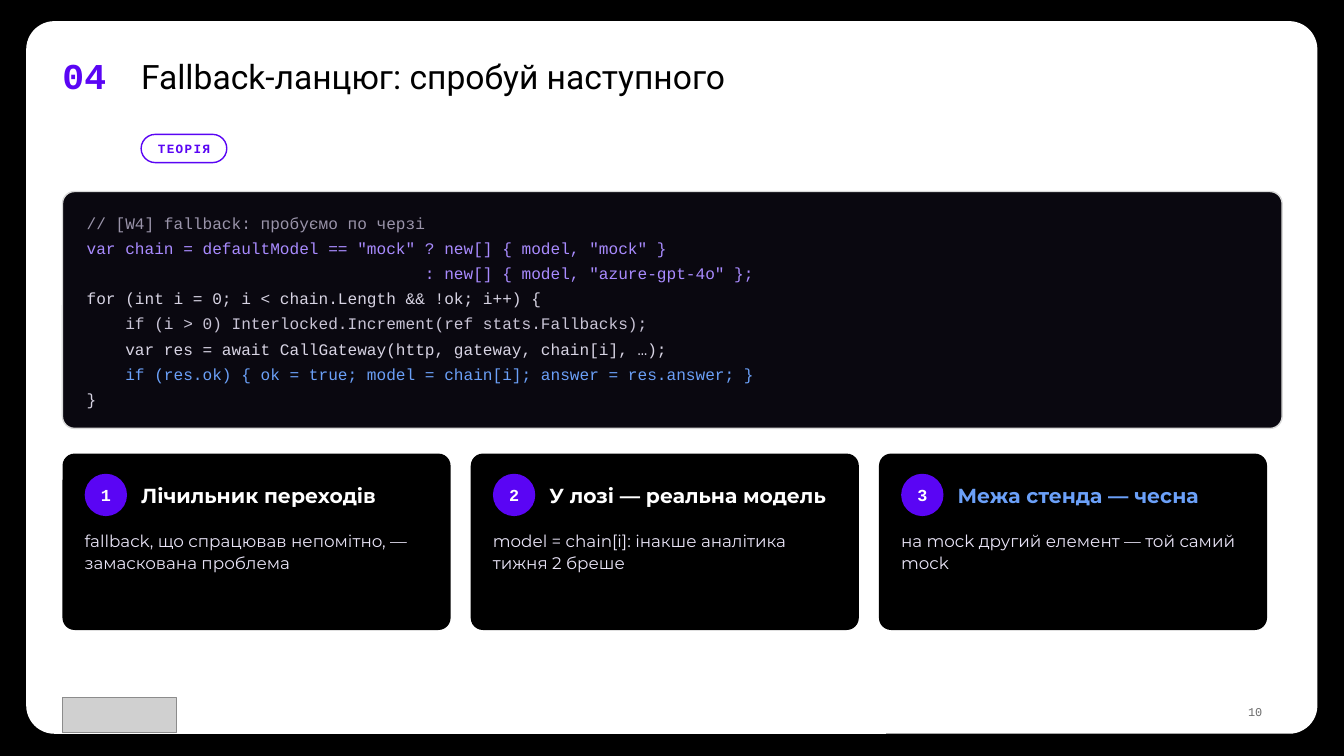
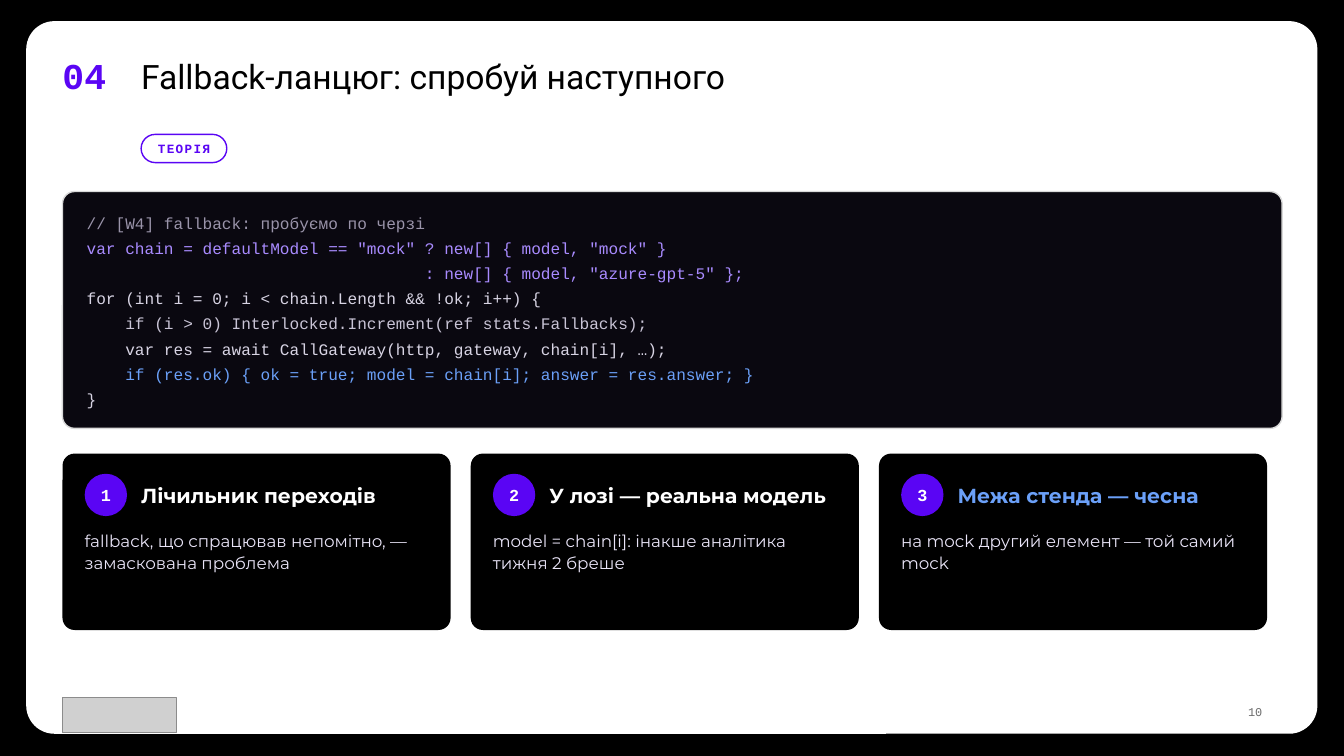
Before and after one commit to TarasFedorenkoFTV/llmops-bootcamp, a slide deck: slide 10 of docs/decks/L07.pptx. Drawn at 1344x756 pixels with LibreOffice and Linux fonts; fonts in the diff are those of the drawing; grey boxes stand for pictures; background and template pictures are left out. Boxes give left, top, right and bottom in pixels: in the first picture for what was removed or moved away, otherwise in the second. Text is boxed around its words. In the diff, an @@ line names an element or a change of style, - is before the commit and + after.

Commit message:
# new model

```diff
--- a/docs/decks/L07.pptx
+++ b/docs/decks/L07.pptx
@@ text at (444, 267, 715, 283): text changed @@
-: new[] { model, "azure-gpt-4o" };
+: new[] { model, "azure-gpt-5" };
```
Also in this commit, not shown: 9 other files.
